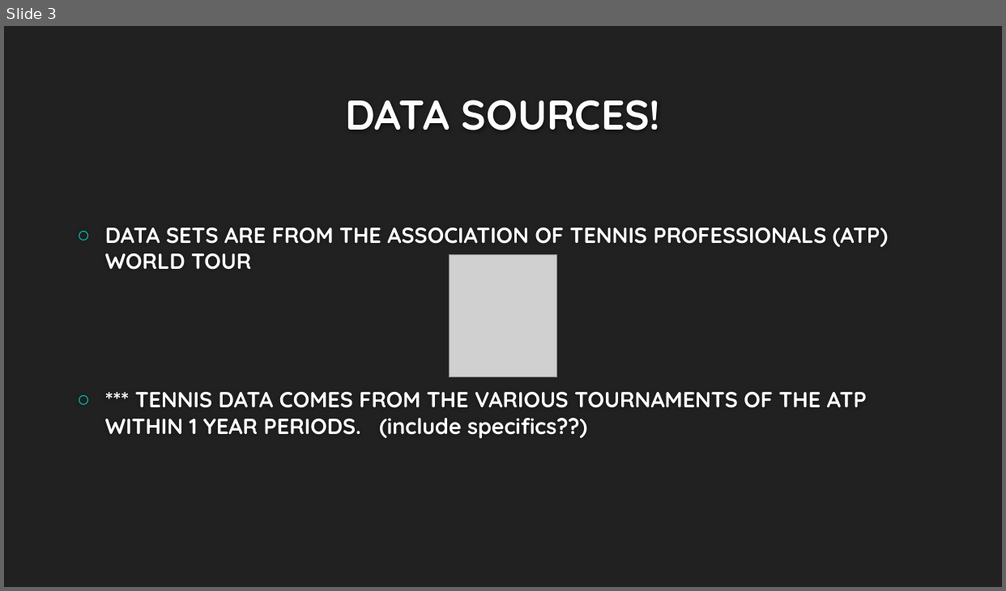
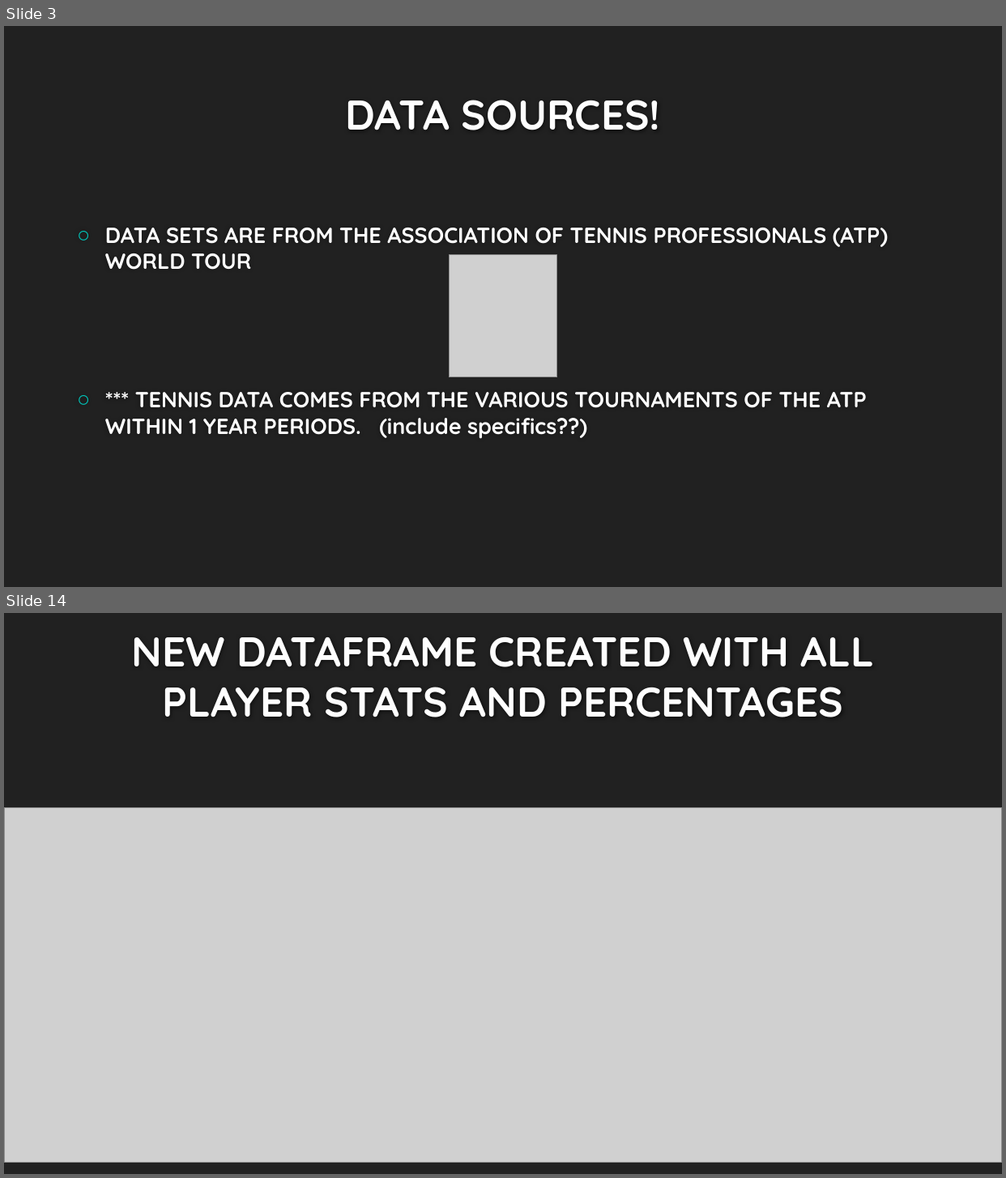
Before and after one commit to APK500/project-three, a slide deck: UNABLE LARKS! – PREDICTING TENNIS.pptx. Shown one above the other, each under a label of ours: slide 3 before the commit, slides 3 and 14 after it; the slides between them are not shown. The pictures are 1006x591 and 1006x1178 pixels, drawn with LibreOffice and Linux fonts; fonts in the diff are those of the drawing; grey boxes stand for pictures; background and template pictures are left out. Boxes give left, top, right and bottom in pixels: in the first picture for what was removed or moved away, otherwise in the second. Text is boxed around its words. In the diff, an @@ line names an element or a change of style, - is before the commit and + after.

```diff
--- a/UNABLE LARKS! – PREDICTING TENNIS.pptx
+++ b/UNABLE LARKS! – PREDICTING TENNIS.pptx
@@ slide 14 added at [4, 613, 1002, 1174], background #212121 @@
@@ title added at [132, 637, 874, 717], 40 pt, text #FEFEFE, bold @@
+NEW DATAFRAME CREATED WITH ALL PLAYER STATS AND PERCENTAGES
@@ picture added at [4, 807, 1002, 1162] @@
```
Also in this commit, not shown: 1 slide changed, 9 other slides added, 8 other files.
